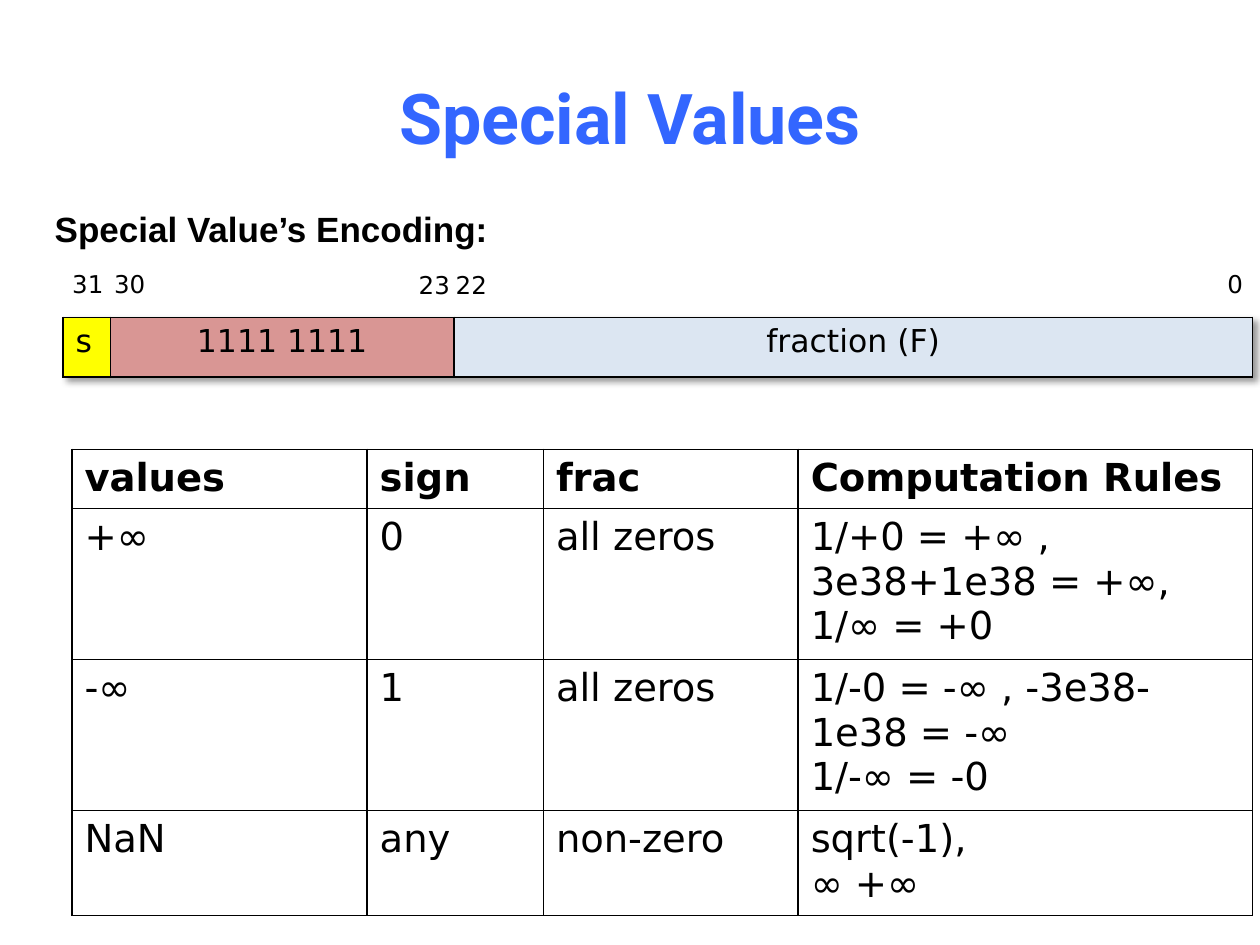
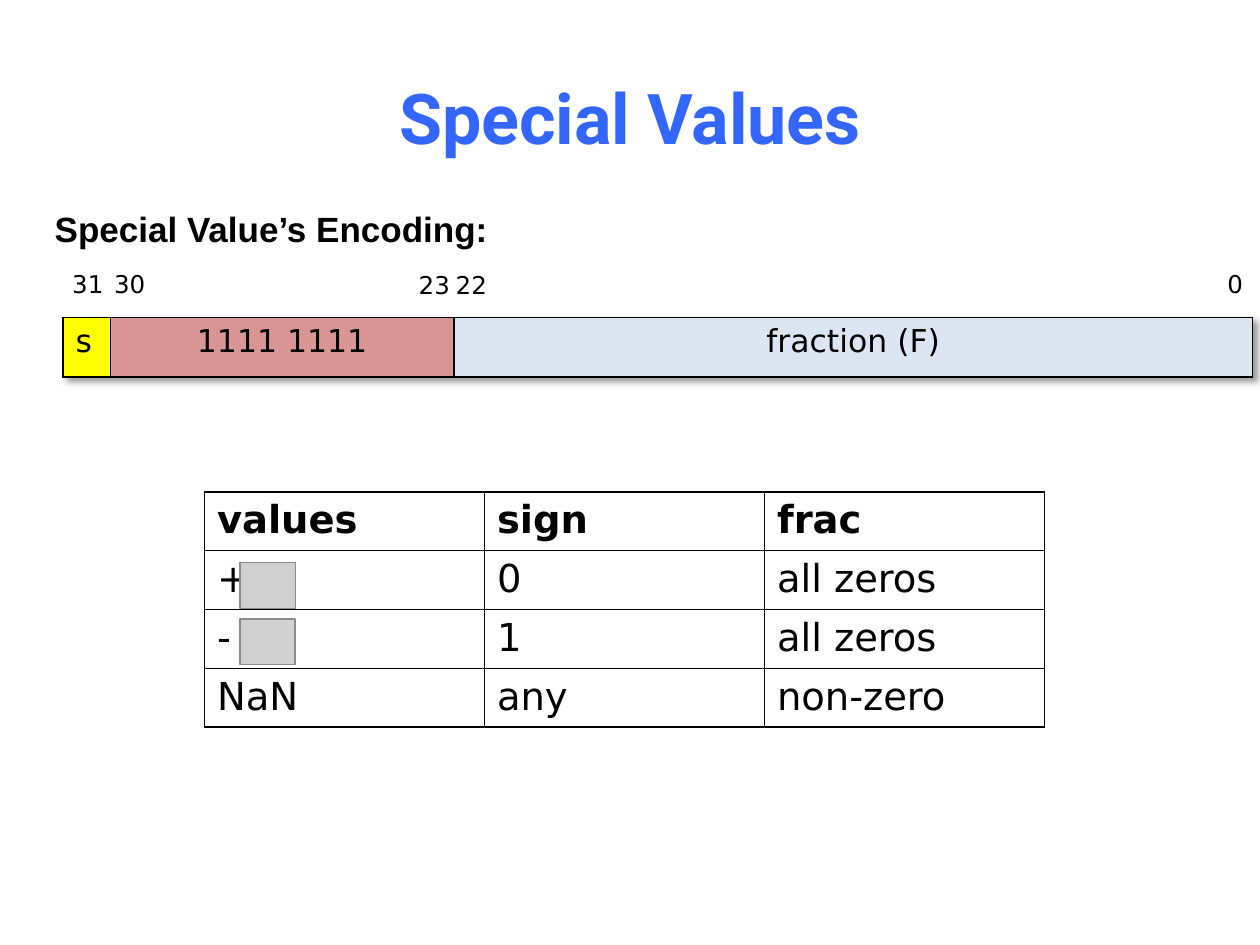
Before and after one commit to NYU-CSO/nyu-cso.github.io, a slide deck: slide 60 of notes/03-floats.pptx (slide 51 before the commit). Drawn at 1260x945 pixels with LibreOffice and Linux fonts; fonts in the diff are those of the drawing; grey boxes stand for pictures. Boxes give left, top, right and bottom in pixels: in the first picture for what was removed or moved away, otherwise in the second. Text is boxed around its words. In the diff, an @@ line names an element or a change of style, - is before the commit and + after.

```diff
--- a/notes/03-floats.pptx
+++ b/notes/03-floats.pptx
@@ table at [204,491,1043,727] @@
-column 1, row 2: +∞
+column 1, row 2: +
-column 1, row 3: -∞
+column 1, row 3: -
-column 4: Computation Rules | 1/+0 = +∞ , 3e38+1e38 = +∞, / 1/∞ = +0 | 1/-0 = -∞ , -3e38-1e38 = -∞ / 1/-∞ = -0 | sqrt(-1), / ∞ +∞
@@ table: place and size @@
-table at [72,450,1252,916]
+table at [204,491,1043,727]
@@ picture added at [241,562,296,607] @@
@@ picture added at [239,619,295,664] @@
```
Also in this commit, not shown: 32 other slides changed, 23 slides added, 11 slides removed, 1 other file.
